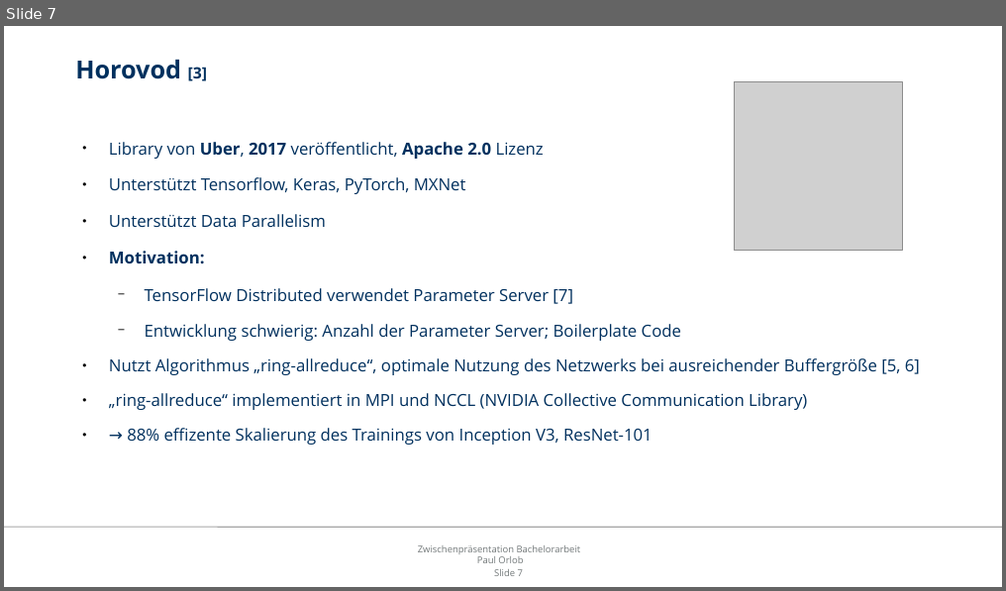
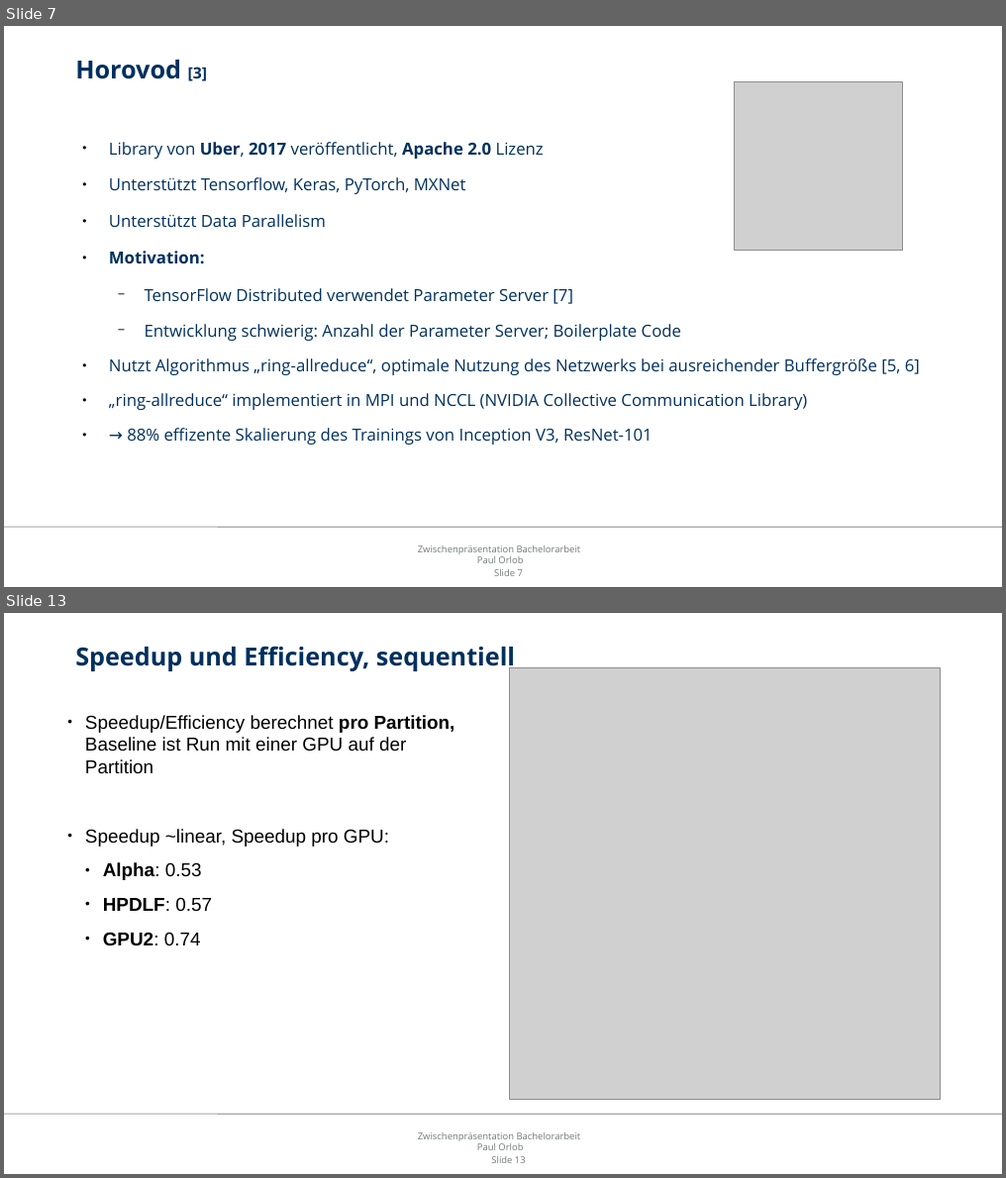
Before and after one commit to orlopau/bachelor-thesis-code, a slide deck: thesis/presentation.odp. Shown one above the other, each under a label of ours: slide 7 before the commit, slides 7 and 13 after it; the slides between them are not shown. The pictures are 1006x591 and 1006x1178 pixels, drawn with LibreOffice and Linux fonts; fonts in the diff are those of the drawing; grey boxes stand for pictures; background and template pictures are left out. Boxes give left, top, right and bottom in pixels: in the first picture for what was removed or moved away, otherwise in the second. Text is boxed around its words. In the diff, an @@ line names an element or a change of style, - is before the commit and + after.

```diff
--- a/thesis/presentation.odp
+++ b/thesis/presentation.odp
@@ slide 13 added at box(4, 613, 1002, 1174), background #FFFFFF; not listed: 3 template elements that a slide beside it also shows @@
@@ title added at box(75, 646, 515, 672), 24 pt, text #00305E, bold @@
+Speedup und Efficiency, sequentiell
@@ picture added at box(509, 667, 940, 1100) @@
@@ text added at box(85, 715, 455, 947), 18 pt, text #000000 @@
+● Speedup/Efficiency berechnet pro Partition, Baseline ist Run mit einer GPU auf der Partition
+● Speedup ~linear, Speedup pro GPU:
+  ● Alpha: 0.53
+  ● HPDLF: 0.57
+  ● GPU2: 0.74
```
Also in this commit, not shown: 4 slides changed, 20 other slides added, 1 slide removed, 11 other files.
